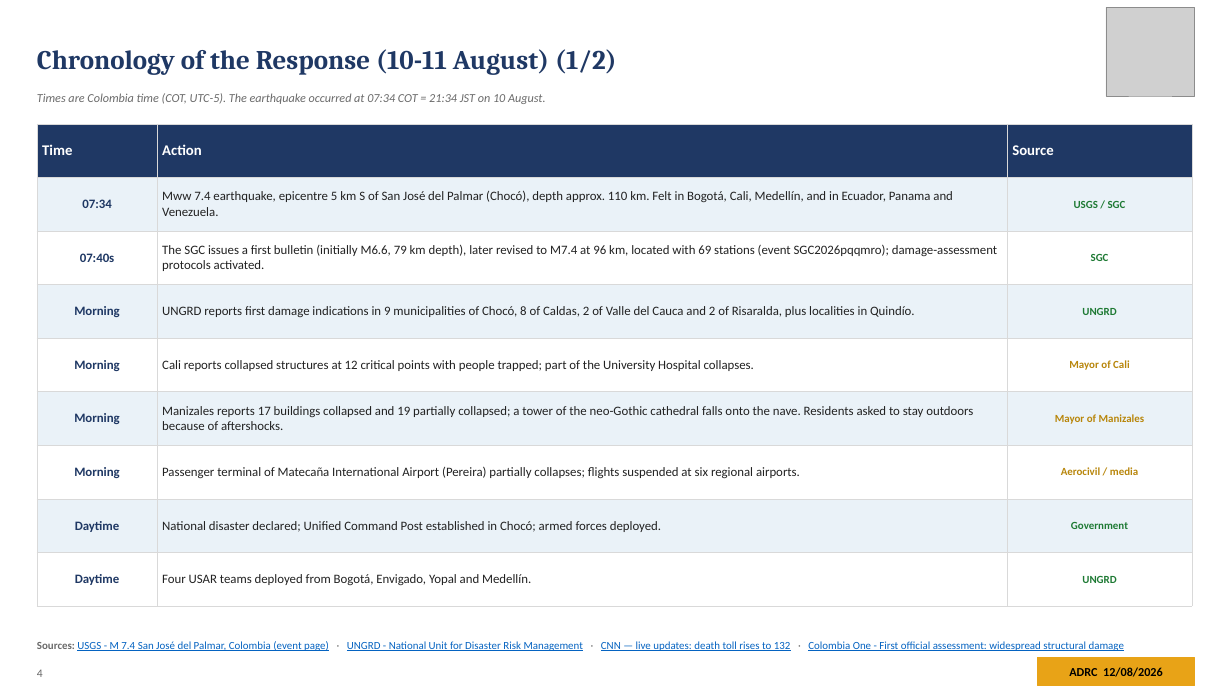
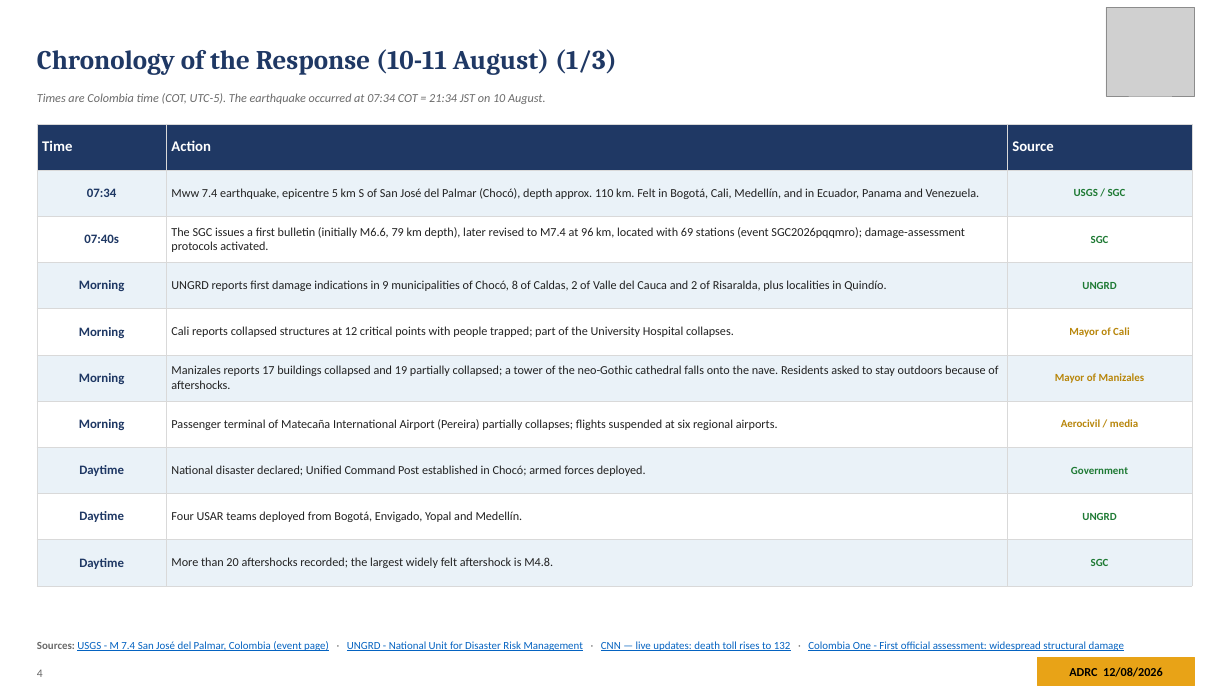
Before and after one commit to kochobi-max/whatsmap, a slide deck: slide 4 of reports/colombia_eq_20260810/output/ADRC_EQ_COL_Choco_20260810_EN.pptx. Drawn at 1232x693 pixels with LibreOffice and Linux fonts; fonts in the diff are those of the drawing; grey boxes stand for pictures. Boxes give left, top, right and bottom in pixels: in the first picture for what was removed or moved away, otherwise in the second. Text is boxed around its words. In the diff, an @@ line names an element or a change of style, - is before the commit and + after.

```diff
--- a/reports/colombia_eq_20260810/output/ADRC_EQ_COL_Choco_20260810_EN.pptx
+++ b/reports/colombia_eq_20260810/output/ADRC_EQ_COL_Choco_20260810_EN.pptx
@@ text at (37,49,617,75): text changed @@
-Chronology of the Response (10-11 August) (1/2)
+Chronology of the Response (10-11 August) (1/3)
@@ table at (37,124,1192,573) @@
+row 10: Daytime | More than 20 aftershocks recorded; the largest widely felt aftershock is M4.8. | SGC
```
Also in this commit, not shown: 23 other slides changed, 2 slides added, 15 other files.
